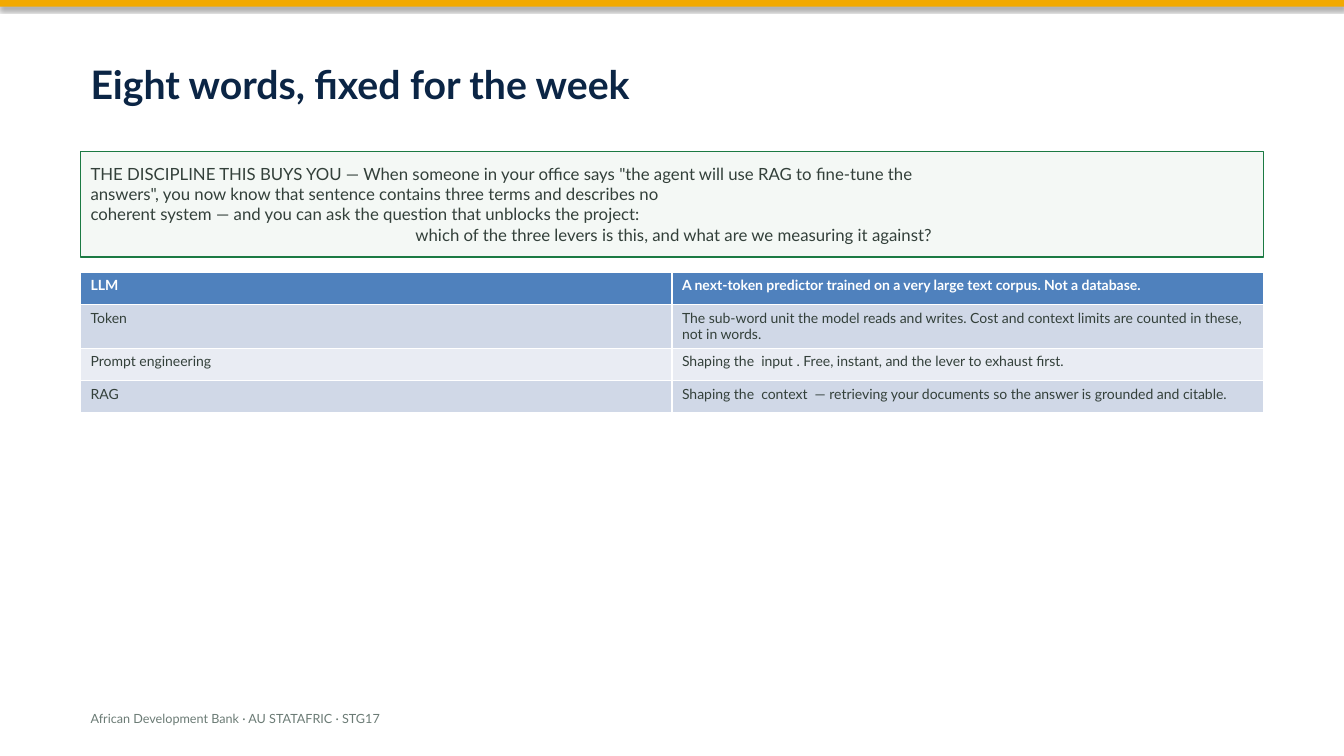
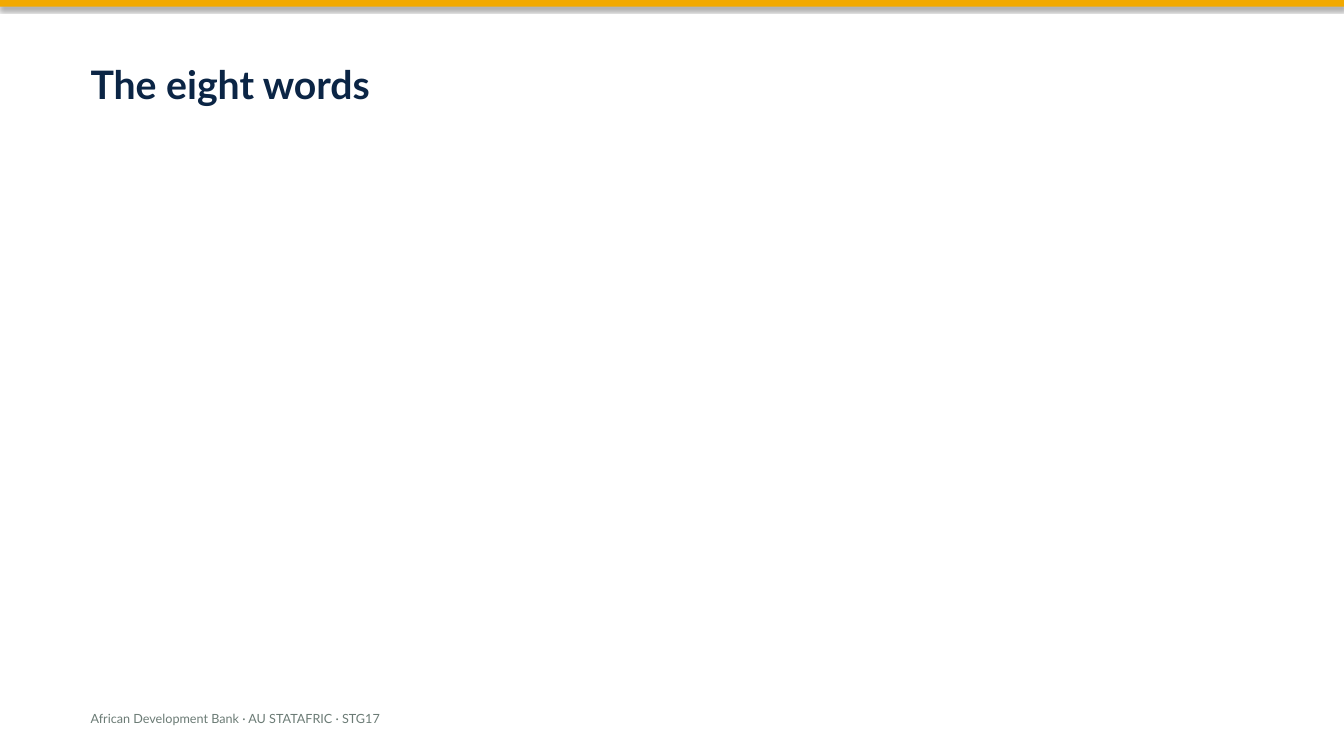
Before and after one commit to datainnov4africa-web/stg17-workshop, a slide deck: slide 16 of docs/slides/pptx/01-ai-family-tree-en.pptx (slide 11 before the commit). Drawn at 1344x756 pixels with LibreOffice and Linux fonts; fonts in the diff are those of the drawing. Boxes give left, top, right and bottom in pixels: in the first picture for what was removed or moved away, otherwise in the second. Text is boxed around its words. In the diff, an @@ line names an element or a change of style, - is before the commit and + after.

```diff
--- a/docs/slides/pptx/01-ai-family-tree-en.pptx
+++ b/docs/slides/pptx/01-ai-family-tree-en.pptx
@@ text at box(91, 70, 370, 106): text changed @@
-Eight words, fixed for the week
+The eight words
@@ rectangle removed at box(81, 151, 1263, 257) @@
-THE DISCIPLINE THIS BUYS YOU — When someone in your office says "the agent will use RAG to fine-tune the
-answers", you now know that sentence contains three terms and describes no
-coherent system — and you can ask the question that unblocks the project:
-which of the three levers is this, and what are we measuring it against?
@@ table removed at box(81, 272, 1264, 406), 4 rows, 2 columns @@
-LLM | A next-token predictor trained on a very large text corpus. Not a database.
-Token | The sub-word unit the model reads and writes. Cost and context limits are counted in these, not in words.
-Prompt engineering | Shaping the input . Free, instant, and the lever to exhaust first.
-RAG | Shaping the context — retrieving your documents so the answer is grounded and citable.
```
Also in this commit, not shown: 10 other slides changed, 6 slides added, 2 slides removed, 11 other files.
